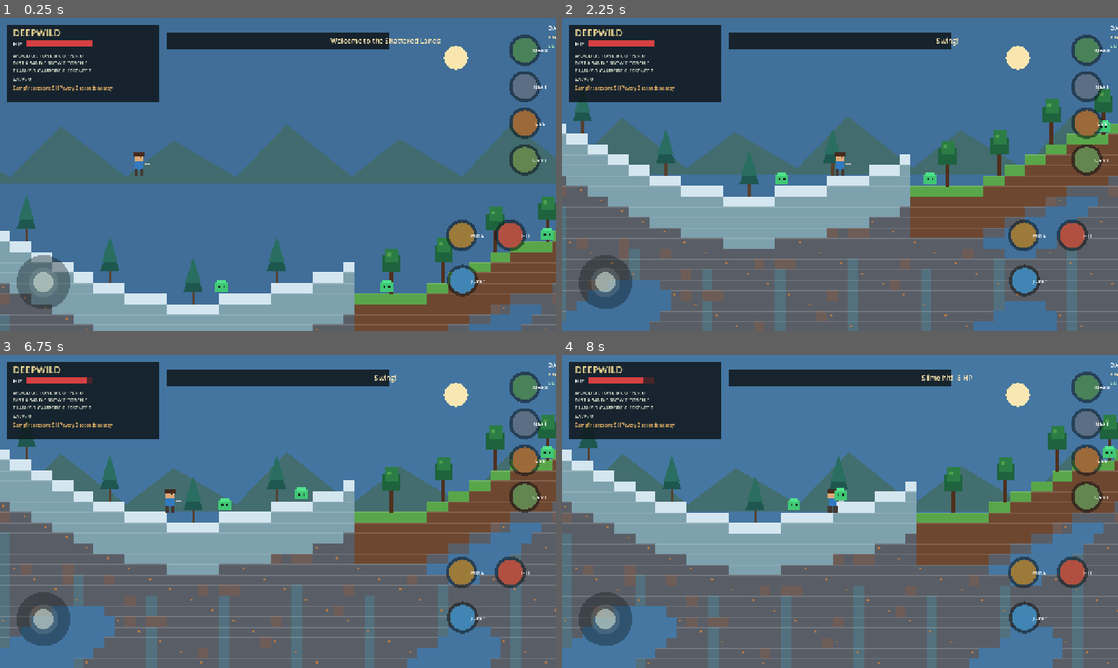
Above: before the commit, frames 1-4 (two rows, left to right).
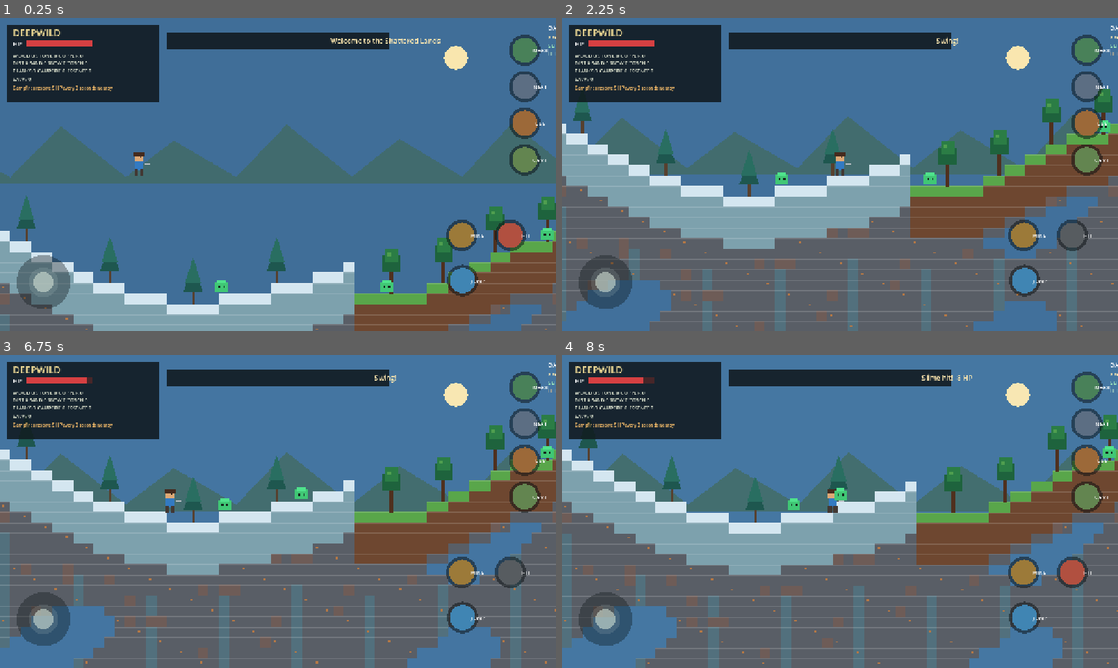
Above: after the commit, the same moments.

Repository: filesgloom-png/DEEPWILD-Shattered-Lands
Game: Godot game, scene res://scenes/main.tscn
Same seed, same stepped clock (60 frames per second), same inputs: the game is played once before the commit and once after it.
Inputs (mouse positions are in pixels of both pictures, inside the frame that each line leads up to):
- Up to frame 1 (0.25 s): no input
- Up to frame 2 (2.25 s): tap Enter (ui_accept) at 0.5, 0.77 s; move the mouse to (962, 158) at 0.52 s; hold Right (ui_right) 0.53-1.25 s; hold E 0.53-1.25 s; click (962, 158) at 0.67 s; drag from (728, 190) to (812, 237) at 1.27 s; move the mouse to (895, 105) at 2.02 s; hold Right (ui_right) from 2.03 s (still down); tap X at 2.1 s
- Up to frame 3 (6.75 s): release Right (ui_right) at 2.75 s; drag from (250, 574) to (111, 464) at 2.77 s; move the mouse to (444, 558) at 3.52 s; hold Left (ui_left) 3.53-4.25 s; tap F at 3.6 s; tap Enter (ui_accept) at 3.77 s; drag from (111, 464) to (194, 433) at 4.27 s; move the mouse to (305, 511) at 5.02 s; hold Left (ui_left) 5.03-5.75 s; hold E 5.03-5.75 s; click (305, 511) at 5.17 s; drag from (194, 433) to (166, 527) at 5.77 s; move the mouse to (400, 495) at 6.52 s; hold Right (ui_right) from 6.53 s (still down); tap X at 6.6 s
- Up to frame 4 (8 s): tap Enter (ui_accept) at 6.77 s; release Right (ui_right) at 7.25 s; drag from (728, 527) to (812, 574) at 7.27 s

The runs differ from the first frame. In frame 1, less than 0.1% of the frame differs, in the area x 98-100%, y 10-12%; in frame 2, 0.3%, in the area x 89-100%, y 10-74%; in frame 3, 0.3%; in frame 4, less than 0.1%.

Commit message:
Add combat attack recovery feedback

Diff:
--- a/scripts/main.gd
+++ b/scripts/main.gd
@@ -41,6 +41,7 @@
 var checkpoint_tile := -1
 var campfire_heal_timer := 0.0
 var slime_damage_cooldown := 0.0
+var attack_cooldown := 0.0
 var slime_spawn_timer := 0.0
 var world_save_loaded := false
 
@@ -57,6 +58,7 @@
 
 func _process(delta: float) -> void:
 	slime_damage_cooldown = maxf(0.0, slime_damage_cooldown - delta)
+	attack_cooldown = maxf(0.0, attack_cooldown - delta)
 	var next_day_time: float = day_time + delta * 0.018
 	if next_day_time >= TAU:
 		day_count += 1
@@ -307,6 +309,11 @@
 	message_timer = 1.5
 
 func _attack() -> void:
+	if attack_cooldown > 0.0:
+		message = "Recovering..."
+		message_timer = 0.5
+		return
+	attack_cooldown = 0.45
 	for i in range(slimes.size() - 1, -1, -1):
 		if absf(slimes[i].x - (player.x + facing * 28.0)) < 62.0 and absf(slimes[i].y - player.y) < 65.0:
 			if int(inventory.get("Wild Essence", 0)) >= MAX_STACK:
@@ -679,6 +686,8 @@
 	draw_string(ThemeDB.fallback_font, Vector2(size.x - 18, 49), "RECIPE: " + RECIPES[craft_recipe_index].to_upper(), HORIZONTAL_ALIGNMENT_RIGHT, -1, 12, Color(1.0, 0.91, 0.69))
 	draw_string(ThemeDB.fallback_font, Vector2(size.x - 18, 28), "DAY %d  •  %s" % [day_count, biome_at(int(player.x / TILE)).to_upper()], HORIZONTAL_ALIGNMENT_RIGHT, -1, 14, Color.WHITE)
 	draw_string(ThemeDB.fallback_font, Vector2(size.x - 18, 68), "SLIMES %d/3" % slimes.size(), HORIZONTAL_ALIGNMENT_RIGHT, -1, 12, Color(0.70, 1.0, 0.75))
+	var hit_status := "HIT READY" if attack_cooldown <= 0.0 else "HIT RECOVERY %.1fs" % attack_cooldown
+	draw_string(ThemeDB.fallback_font, Vector2(size.x - 18, 86), hit_status, HORIZONTAL_ALIGNMENT_RIGHT, -1, 11, Color(0.96, 0.78, 0.55) if attack_cooldown > 0.0 else Color(0.80, 0.95, 0.80))
 	if message_timer > 0.0:
 		var width := minf(size.x - 40.0, 510.0)
 		draw_rect(Rect2((size.x - width) * 0.5, 34, width, 38), Color(0.05, 0.07, 0.08, 0.82))
@@ -694,7 +703,8 @@
 	draw_circle(knob, 23, Color(0.83, 0.89, 0.84, 0.58))
 	var base := size - Vector2(105, 108)
 	_draw_button(base + Vector2(-110, -8), "JUMP", Color(0.28, 0.58, 0.78))
-	_draw_button(base + Vector2(0, -112), "HIT", Color(0.77, 0.35, 0.28))
+	var hit_color := Color(0.77, 0.35, 0.28) if attack_cooldown <= 0.0 else Color(0.38, 0.40, 0.42)
+	_draw_button(base + Vector2(0, -112), "HIT", hit_color)
 	_draw_button(base + Vector2(-112, -112), "MINE", Color(0.68, 0.53, 0.25))
 	_draw_button(Vector2(size.x - 72, 74), "MAKE", Color(0.32, 0.56, 0.39))
 	_draw_button(Vector2(size.x - 72, 158), "NEXT", Color(0.40, 0.48, 0.57))
